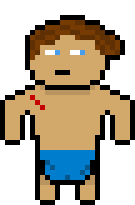
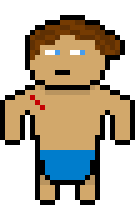
Two versions of the same layered image (135x205). Layer-by-layer changes:
painted on "Image 1" over [45, 160, 90, 180]
